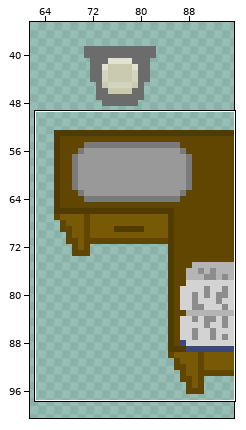
Two states of a sprite sheet, assets/tiles/fulltiles/tablehousebedroom.png. The picture above shows the old version from afar; the outline marks the close-up.
Close-up. As it was:
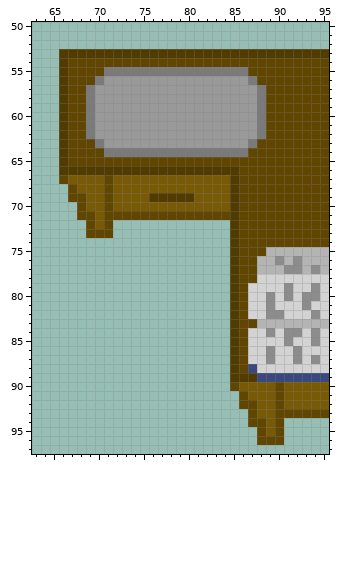
The file is 96x224 pixels. Colours within 5 levels of each other are drawn and written as one. Shown: x 63..95, y 50..97. The wide view leaves out empty margins.
New version:
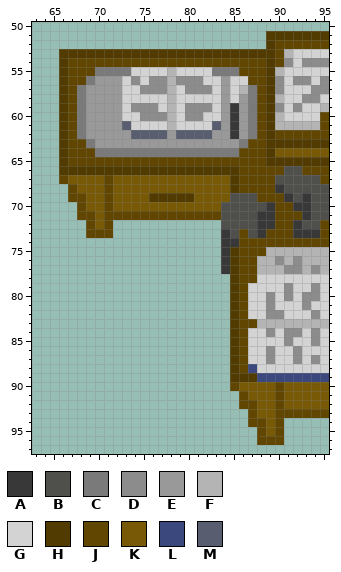
Palette (. is transparent): A #383838  B #4f504b  C #7a7a7a  D #8c8c8c  E #999999  F #b4b4b4  G #d3d3d3  H #513b00  J #604600  K #785906  L #3a487e  M #585d70
Changes in this commit:
@@ x 63..95 @@
 50 .................................
-51 .................................
-52 .................................
-53 ...HHHHHHHHHHHHHHHHHHHHHHHHHHHHHH
-54 ...HJJJJJJJJJJJJJJJJJJJJJJJJJJJJJ
-55 ...HJJJJCCCCCCCCCCCCCCCCJJJJJJJJJ
-56 ...HJJJCEEEEEEEEEEEEEEEECJJJJJJJJ
-57 ...HJJCEEEEEEEEEEEEEEEEEECJJJJJJJ
-58 ...HJJCEEEEEEEEEEEEEEEEEECJJJJJJJ
-59 ...HJJCEEEEEEEEEEEEEEEEEECJJJJJJJ
-60 ...HJJCEEEEEEEEEEEEEEEEEECJJJJJJJ
-61 ...HJJCEEEEEEEEEEEEEEEEEECJJJJJJJ
-62 ...HJJCEEEEEEEEEEEEEEEEEECJJJJJJJ
-63 ...HJJJCEEEEEEEEEEEEEEEECJJJJJJJJ
-64 ...HJJJJCCCCCCCCCCCCCCCCJJJJJJJJJ
-65 ...HJJJJJJJJJJJJJJJJJJJJJJJJJJJJJ
-66 ...HHHHHHHHHHHHHHHHHHHHJJJJJJJJJJ
-67 ...JKKKKJKKKKKKKKKKKKKHJJJJJJJJJJ
-68 ....JKKKJKKKKKKKKKKKKKHJJJJJJJJJJ
-69 ....JJKKJKKKKHHHHHKKKKHJJJJJJJJJJ
-70 .....JKKJKKKKKKKKKKKKKHJJJJJJJJJJ
-71 .....JJKJJJJJJJJJJJJJJHJJJJJJJJJJ
-72 ......JKJ.............HJJJJJJJJJJ
-73 ......JJJ.............HJJJJJJJJJJ
-74 ......................HJJJJJJJJJJ
-75 ......................HJJJFFFFFFF
-76 ......................HJJFFDFDFFF
-77 ......................HJJFFFDDFDF
+51 ..........................HHHHHHH
+52 ..........................HJJJJJJ
+53 ...HHHHHHHHHHHHHHHHHHHHHHHHJFGGGG
+54 ...HJJJJJJJJJJJJJJJJJJJJJJHJDGDDD
+55 ...HJJJCCCCGGGGFGGGGCCCJJJHFGGGGG
+56 ...HJJCEEEGDGDDFDDDGGEGGJJHDGDDGD
+57 ...HJCEEEEGGDDDFGDDDGEGFCJHDGGGDD
+58 ...HJCEEEEGGGGGFGGGGGEGECJHFGGDDG
+59 ...HJCEEEEGDDDGFGDDDGEAECJHDGDGGF
+60 ...HJCEEEEGGDDDFGDDGGEAECJHFGGGGJ
+61 ...HJCEEEEMGGGGFGGGGMEAECJHFFFFFJ
+62 ...HJCEEEEEMMMMEMMMMEEAECJHJJJJJJ
+63 ...HJJCEEEEEEEEEEEEEEEECJJHHHHHHH
+64 ...HJJJCCCCCCCCCCCCCCCCJJJHKKKKKK
+65 ...HJJJJJJJJJJJJJJJJJJJJJJHHHHHHH
+66 ...HHHHHHHHHHHHHHHHHHHHJJJJJBBJJJ
+67 ...JKKKKJKKKKKKKKKKKKKHJJJJBBBBBJ
+68 ....JKKKJKKKKKKKKKKKKKHJJJJABBBBB
+69 ....JJKKJKKKKHHHHHKKKKBBBJJJABABB
+70 .....JKKJKKKKKKKKKKKKBBBBBAJJAABB
+71 .....JJKJJJJJJJJJJJJJBBBBAAJJJABB
+72 ......JKJ............BBBBAAJJABBJ
+73 ......JJJ............ABJBAJJJAAAJ
+74 .....................AAJJJJJJJJJJ
+75 .....................AHJJJFFFFFFF
+76 .....................AHJJFFDFDFFF
+77 .....................AHJJFFFDDFDF
 78 ......................HJJGGGGGGGG
